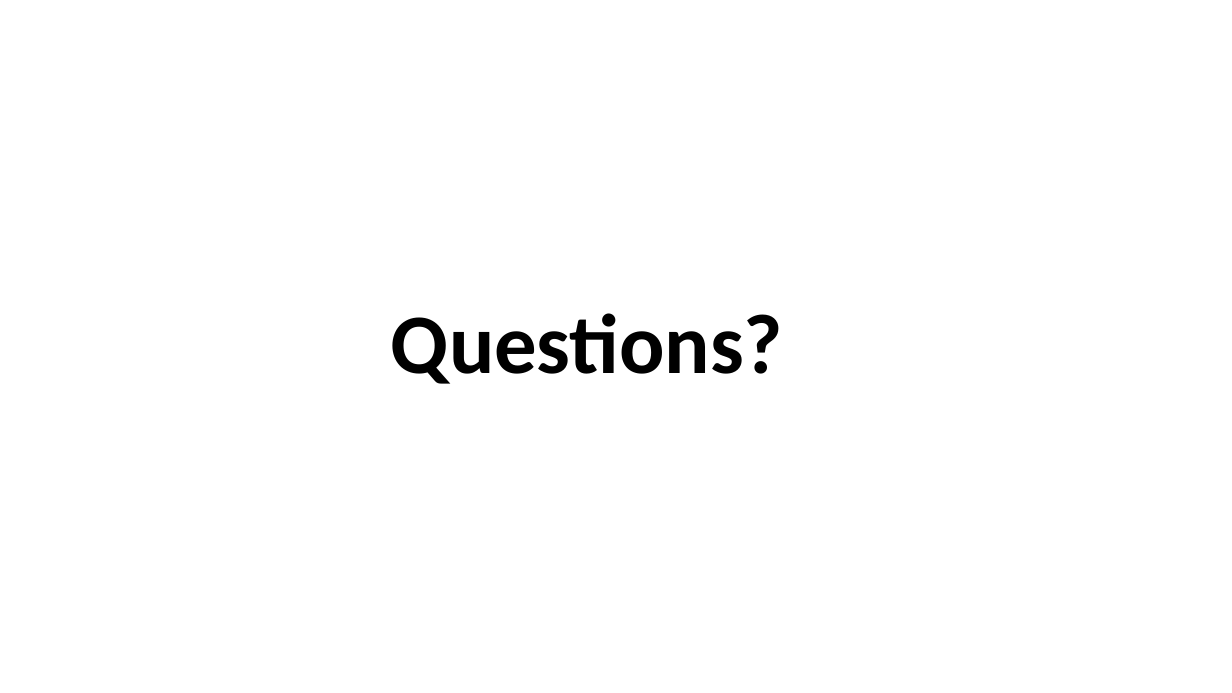
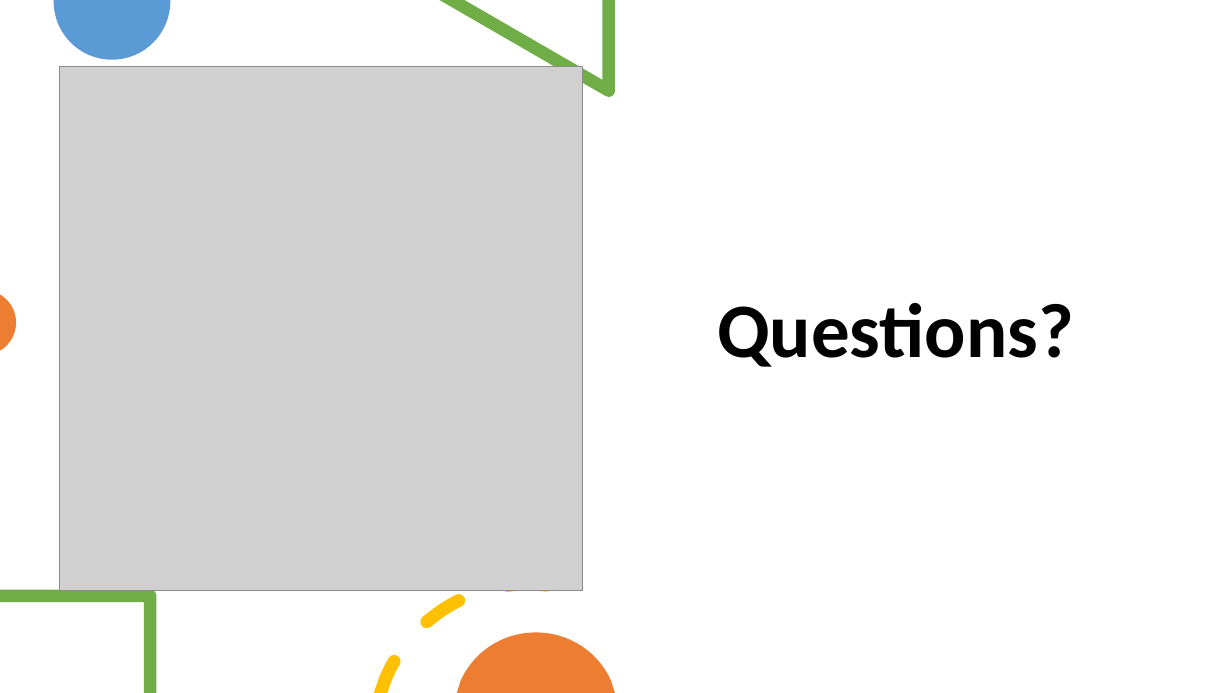
Before and after one commit to chensh3/word2vec_vs_glove, a slide deck: slide 10 of mid_term.pptx (slide 11 before the commit). Drawn at 1232x693 pixels with LibreOffice and Linux fonts; fonts in the diff are those of the drawing; grey boxes stand for pictures. Boxes give left, top, right and bottom in pixels: in the first picture for what was removed or moved away, otherwise in the second. Text is boxed around its words. In the diff, an @@ line names an element or a change of style, - is before the commit and + after.

```diff
--- a/mid_term.pptx
+++ b/mid_term.pptx
@@ freeform shape added at box(54, 0, 170, 60), fill #5B9BD5 @@
@@ freeform shape added at box(440, 0, 616, 97), fill #70AD47 @@
@@ picture added at box(60, 67, 583, 590) @@
@@ title "Questions?": place and size @@
-title "Questions?" at box(391, 313, 783, 384)
+title "Questions?" at box(717, 303, 1074, 367)
@@ title "Questions?" at box(717, 303, 1074, 367): size 66 to 60 pt; alignment left to centre; vertical alignment middle to bottom @@
@@ freeform shape added at box(0, 295, 16, 350), fill #ED7D31 @@
@@ freeform shape added at box(0, 590, 156, 693), fill #70AD47 @@
@@ freeform shape added at box(373, 578, 553, 693), fill #FFC000 @@
@@ freeform shape added at box(457, 632, 615, 693), fill #ED7D31 @@
```
Also in this commit, not shown: 6 other slides changed, 1 slide added, 2 slides removed, 1 other file.
